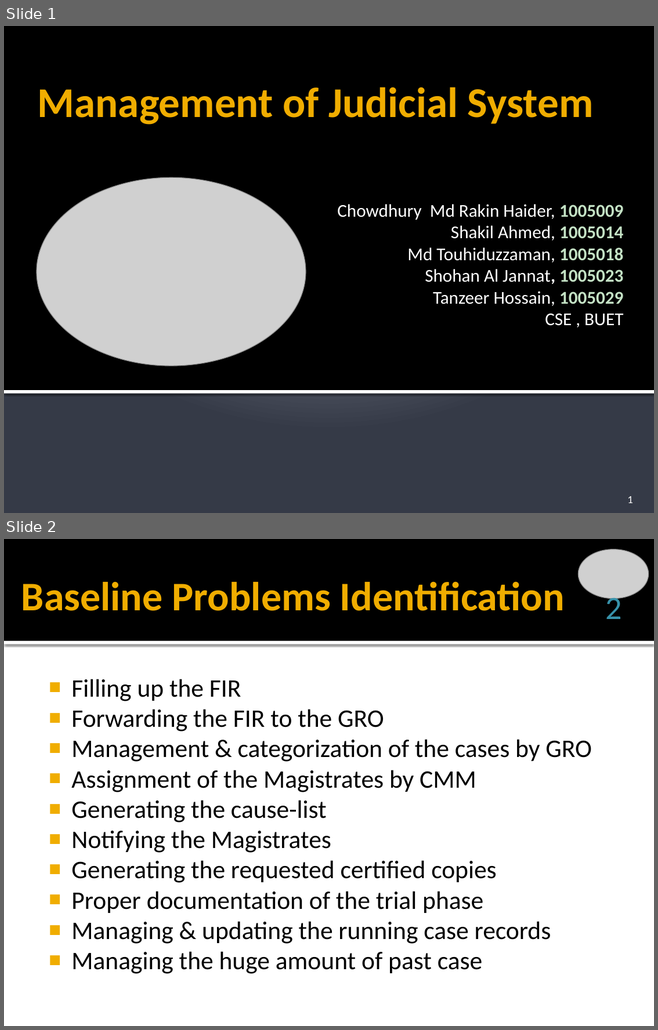
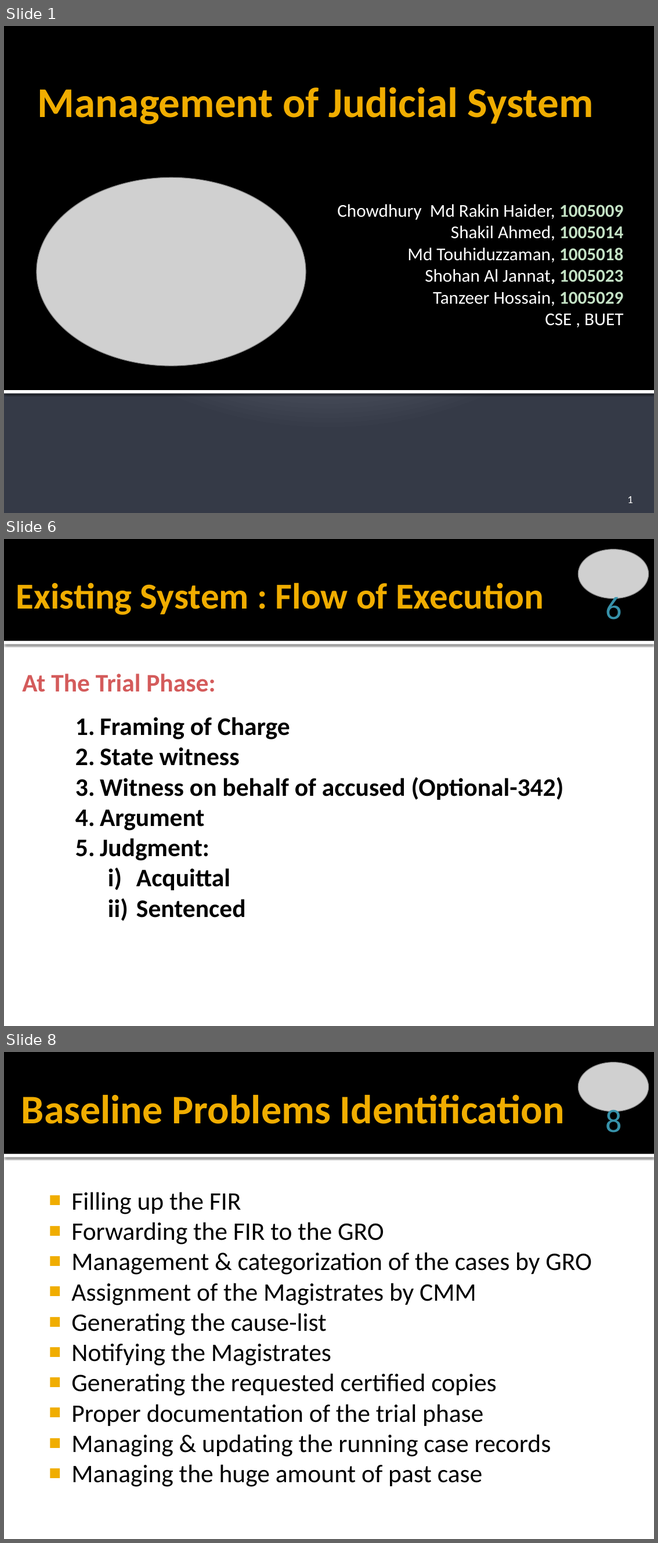
Before and after one commit to Touhid18/CSE308-Management_of_Judicial_System-1005009_1005014_1005018_1005023_1005029, a slide deck: ISD_Management_of_Judicial_System_P2.pptx. Shown one above the other, each under a label of ours: slides 1 and 2 before the commit, slides 1, 6 and 8 after it; the slides between them are not shown. The pictures are 658x1030 and 658x1543 pixels, drawn with LibreOffice and Linux fonts; fonts in the diff are those of the drawing; grey boxes stand for pictures. Boxes give left, top, right and bottom in pixels: in the first picture for what was removed or moved away, otherwise in the second. Text is boxed around its words. In the diff, an @@ line names an element or a change of style, - is before the commit and + after.

```diff
--- a/ISD_Management_of_Judicial_System_P2.pptx
+++ b/ISD_Management_of_Judicial_System_P2.pptx
@@ slide 6 added at [4,539,654,1026], background #FFFFFF; not listed: 2 template elements that a slide beside it also shows @@
@@ picture added at [578,549,648,599] @@
@@ title added at [16,583,543,615], 40.5 pt, text #F0AD00, bold @@
+Existing System : Flow of Execution
@@ page number added at [605,592,622,620], 36 pt, text #3792AA @@
+6
@@ text added at [22,674,215,692], 28 pt, text gradient #D66666 to #D55C5B to #C23F3D, bold @@
+At The Trial Phase:
@@ text added at [100,717,564,918], 28 pt, text #000000, bold @@
+1. Framing of Charge
+2. State witness
+3. Witness on behalf of accused (Optional-342)
+4. Argument
+5. Judgment:
+  i) Acquittal
+  ii) Sentenced
@@ what was slide 2 is now slide 8 @@
@@ page number at [605,1105,622,1133]: text changed @@
-2
+8
```
Also in this commit, not shown: 2 slides changed, 6 other slides added, 1 other file.
